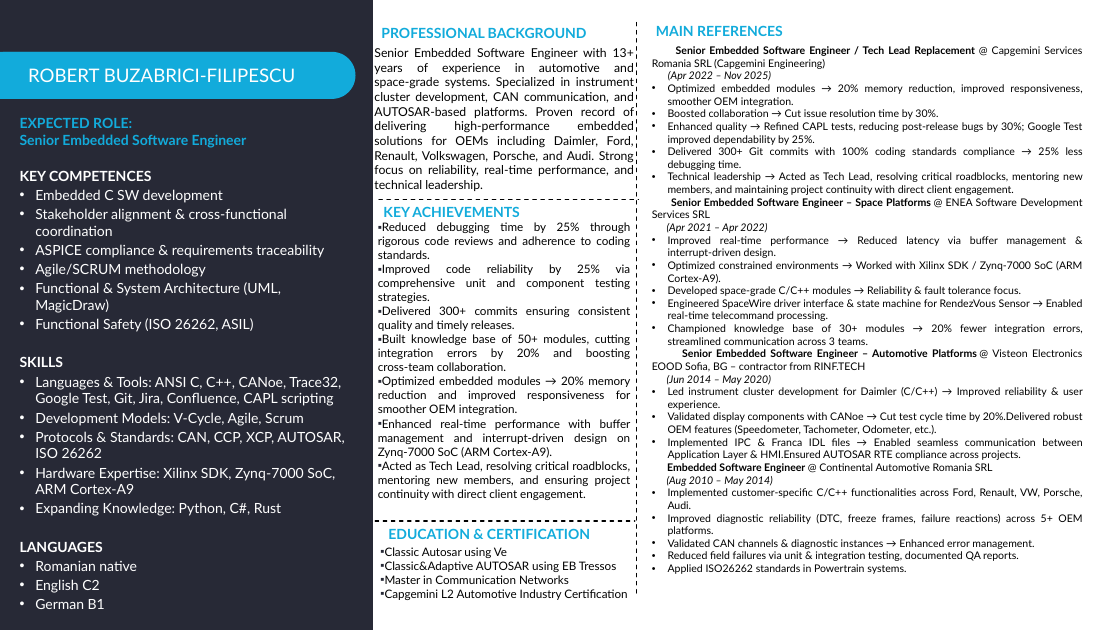
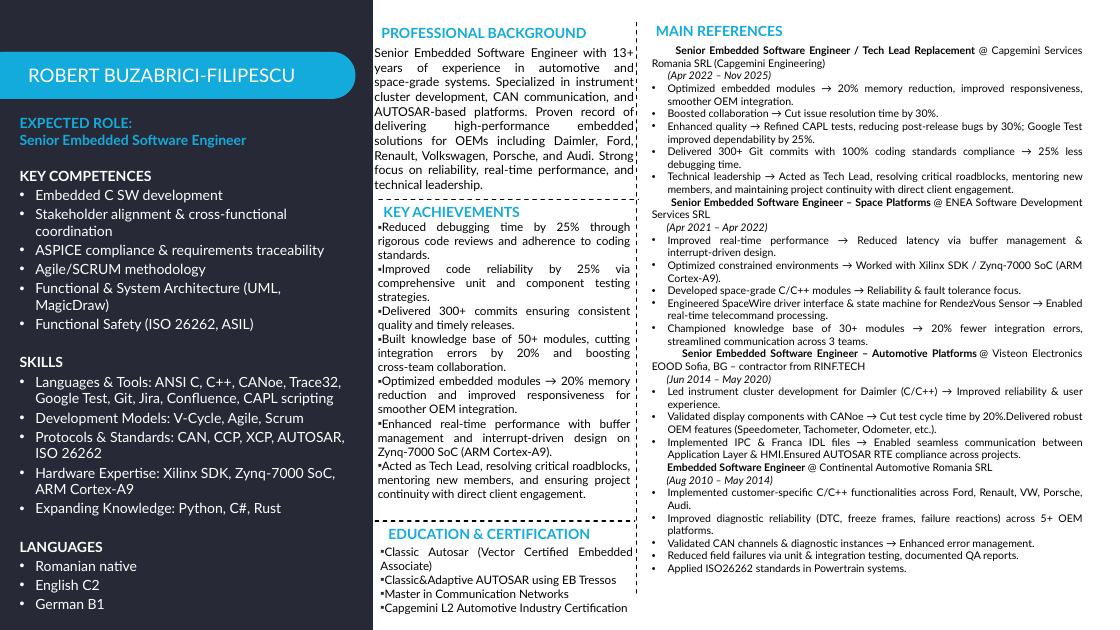
Before and after one commit to nubicu/TRADING, a slide deck: slide 1 of CV/RBF.pptx. Drawn at 1120x630 pixels with LibreOffice and Linux fonts; fonts in the diff are those of the drawing. Boxes give left, top, right and bottom in pixels: in the first picture for what was removed or moved away, otherwise in the second. Text is boxed around its words. In the diff, an @@ line names an element or a change of style, - is before the commit and + after.

Commit message:
Add cv site generated using Klar AI based on my CV

```diff
--- a/CV/RBF.pptx
+++ b/CV/RBF.pptx
@@ text at bbox=[380, 547, 632, 572]: text changed @@
-    ▪ Classic Autosar using Ve
+    ▪ Classic Autosar (Vector Certified Embedded Associate)
```
Also in this commit, not shown: 37 other files.
